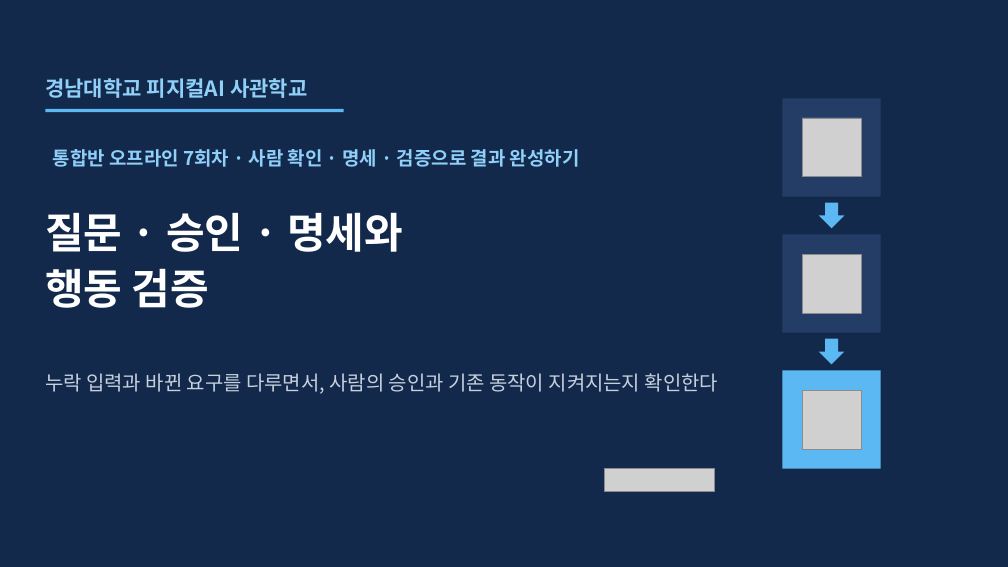
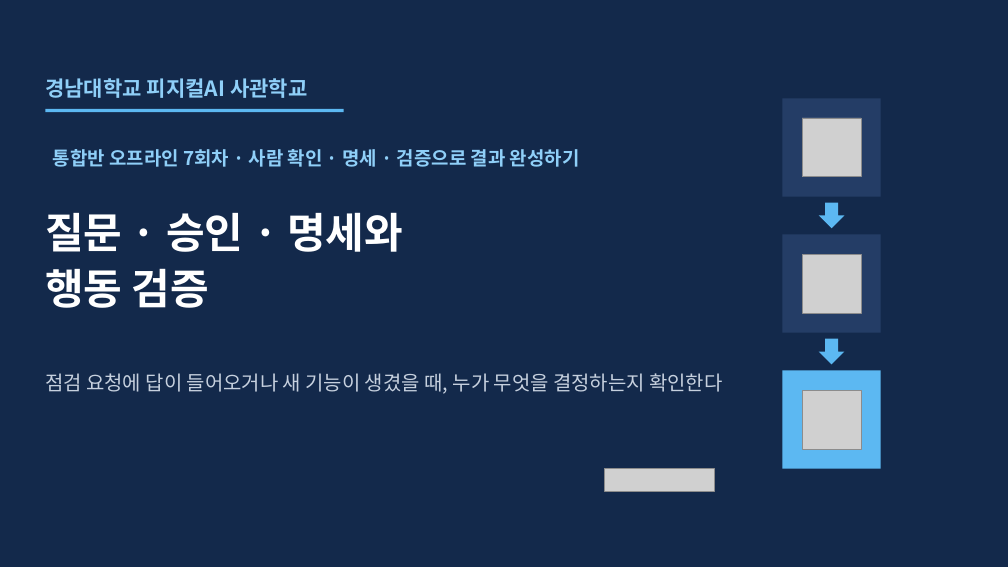
Before and after one commit to uengine-oss/hyd-iot-edu, a slide deck: slide 1 of workspace/강의제작/산출물/통합반/이론_오프라인/07회차/통합반_오프라인_07회차.pptx. Drawn at 1008x567 pixels with LibreOffice and Linux fonts; fonts in the diff are those of the drawing; grey boxes stand for pictures. Boxes give left, top, right and bottom in pixels: in the first picture for what was removed or moved away, otherwise in the second. Text is boxed around its words. In the diff, an @@ line names an element or a change of style, - is before the commit and + after.

Commit message:
통합반 현장 7회차 1~9장 승인 역할·결정 근거와 현장 질문을 확정

```diff
--- a/workspace/강의제작/산출물/통합반/이론_오프라인/07회차/통합반_오프라인_07회차.pptx
+++ b/workspace/강의제작/산출물/통합반/이론_오프라인/07회차/통합반_오프라인_07회차.pptx
@@ text at [45,373,722,394]: text changed @@
-누락 입력과 바뀐 요구를 다루면서, 사람의 승인과 기존 동작이 지켜지는지 확인한다
+점검 요청에 답이 들어오거나 새 기능이 생겼을 때, 누가 무엇을 결정하는지 확인한다
```
Also in this commit, not shown: 5 other slides changed, 3 slides added, 3 slides removed, 11 other files.
